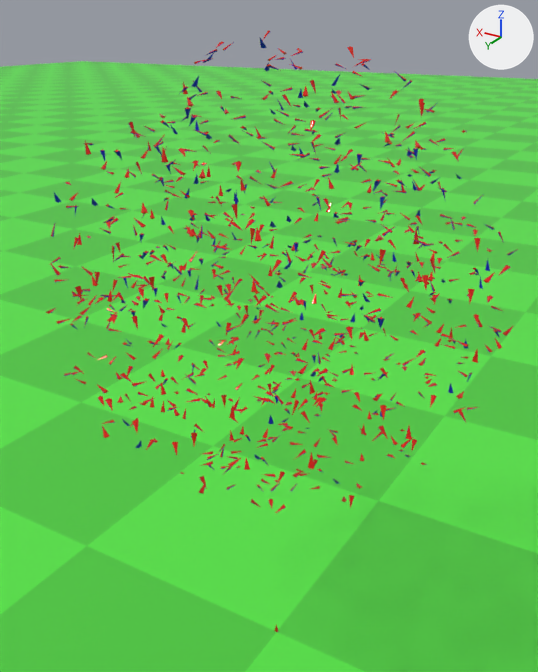
One commit to the Blender file demo/fleet.blend: the scene before it, then after it.
Rendered twice from a camera (50 mm lens) standing at (-77.4, 133.0, 152.8) and looking at (7.7, -8.9, 81.8). The lights are fixed; the arrows at upper right show +X, +Y and +Z.

Objects in the first picture: 'Fleet', 'Plane.001'.
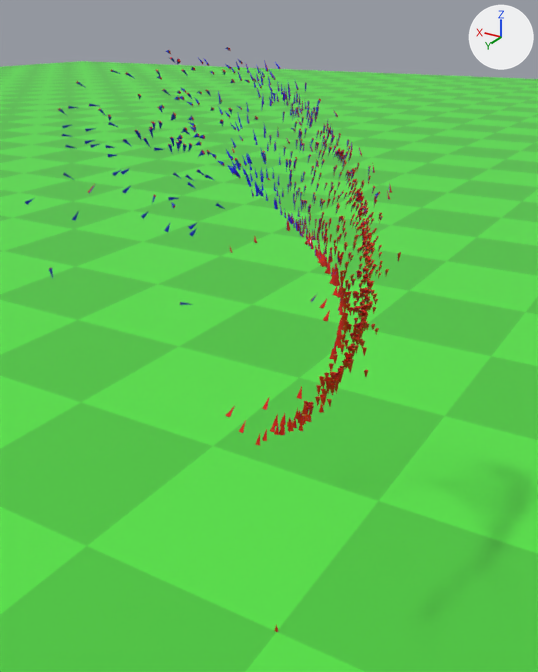
Where the change shows, as pixel boxes [x1, y1, x2, y2] in the pictures (538 x 672 px; the box of a moved part takes in the faces that stretch with it):
'Fleet', reshaped (20% narrower, 18% shorter)
    before: [46, 30, 518, 513]
    after: [25, 47, 401, 445]
part 1 of me_cube, moved or reshaped
    before: [70, 324, 78, 330]
    after: [281, 414, 286, 425]
part 2 of me_cube, moved or reshaped
    before: [143, 298, 150, 309]
    after: [188, 182, 196, 189]
part 3 of me_cube, moved or reshaped (not visible afterwards)
    before: [139, 289, 144, 298]
part 4 of me_cube, moved or reshaped
    before: [46, 38, 518, 513]
    after: [49, 47, 401, 445]

What the commit changed:
me_cube is used by ob_fleet; location (0.0, 0.0, 0.0).
me_cube had 18000 vertices, 19000 faces and spanned x -49.7..47.7, y -49.3..49.1, z 50.4..150.1.
me_cube now has 18000 vertices, 19000 faces and spans x -15.6..76.2, y -52.1..30.5, z 65.9..145.9.
me_cube part 1: the loose piece of 18 vertices spanning x 43.7..44.9, y 17.2..19.3, z 84.9..87.1 is multiplied about its middle by the matrix ((0.988, 0.139, -0.065), (0.123, -0.47, 0.874), (0.091, -0.872, -0.482)), then moved by (-51.7, -8.4, -13.5).
me_cube part 2: the loose piece of 18 vertices spanning x -4.2..-2.4, y 47.3..48.6, z 109.4..111.7 is multiplied about its middle by the matrix ((0.055, 0.75, 0.659), (-0.915, 0.302, -0.268), (-0.4, -0.588, 0.703)), then moved by (51.4, -82.0, -1.5).
me_cube part 3: the loose piece of 18 vertices spanning x 18.3..20.6, y 21.3..23.3, z 99.5..101.0 is multiplied about its middle by the matrix ((-0.066, -0.604, -0.794), (0.761, 0.484, -0.432), (0.645, -0.633, 0.428)), then moved by (-5.7, -63.4, 30.2).
me_cube part 4: 17568 of 18000 vertices moved; they spanned x -49.7..47.7, y -49.3..49.1, z 50.4..149.3 and now span x -15.6..65.5, y -52.1..30.5, z 65.9..145.9; mean shift (7.3, -27.8, 4.7); largest move (-46.0, 12.6, 90.9) -> (46.3, -27.6, 142.0).
